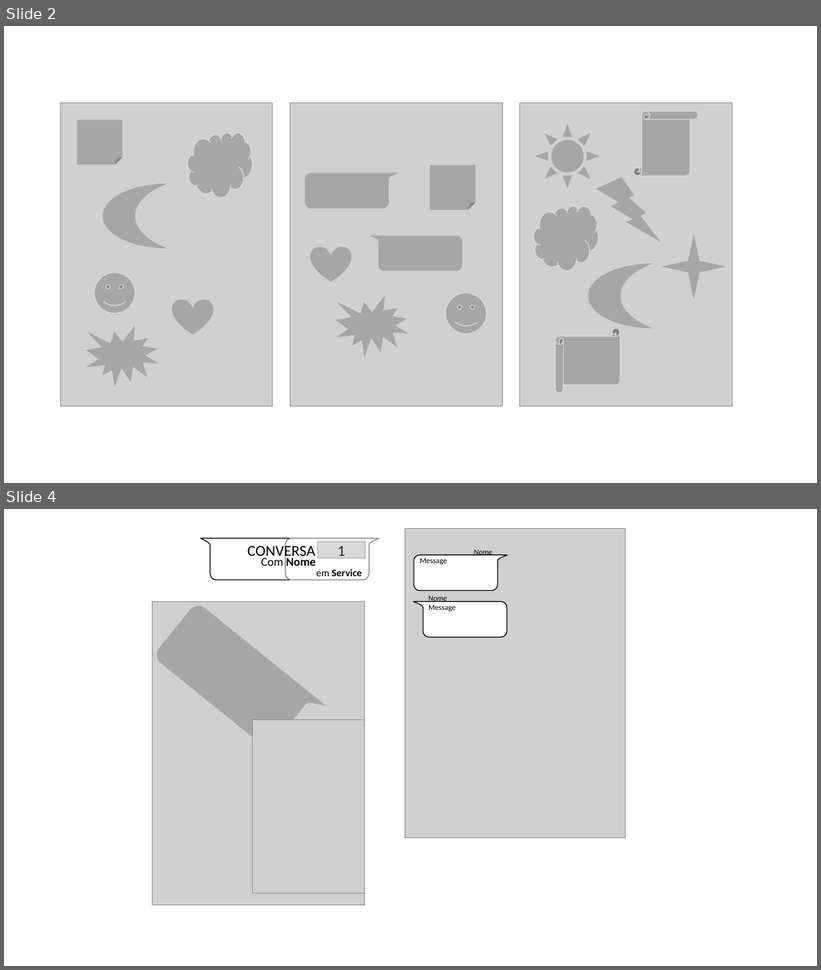
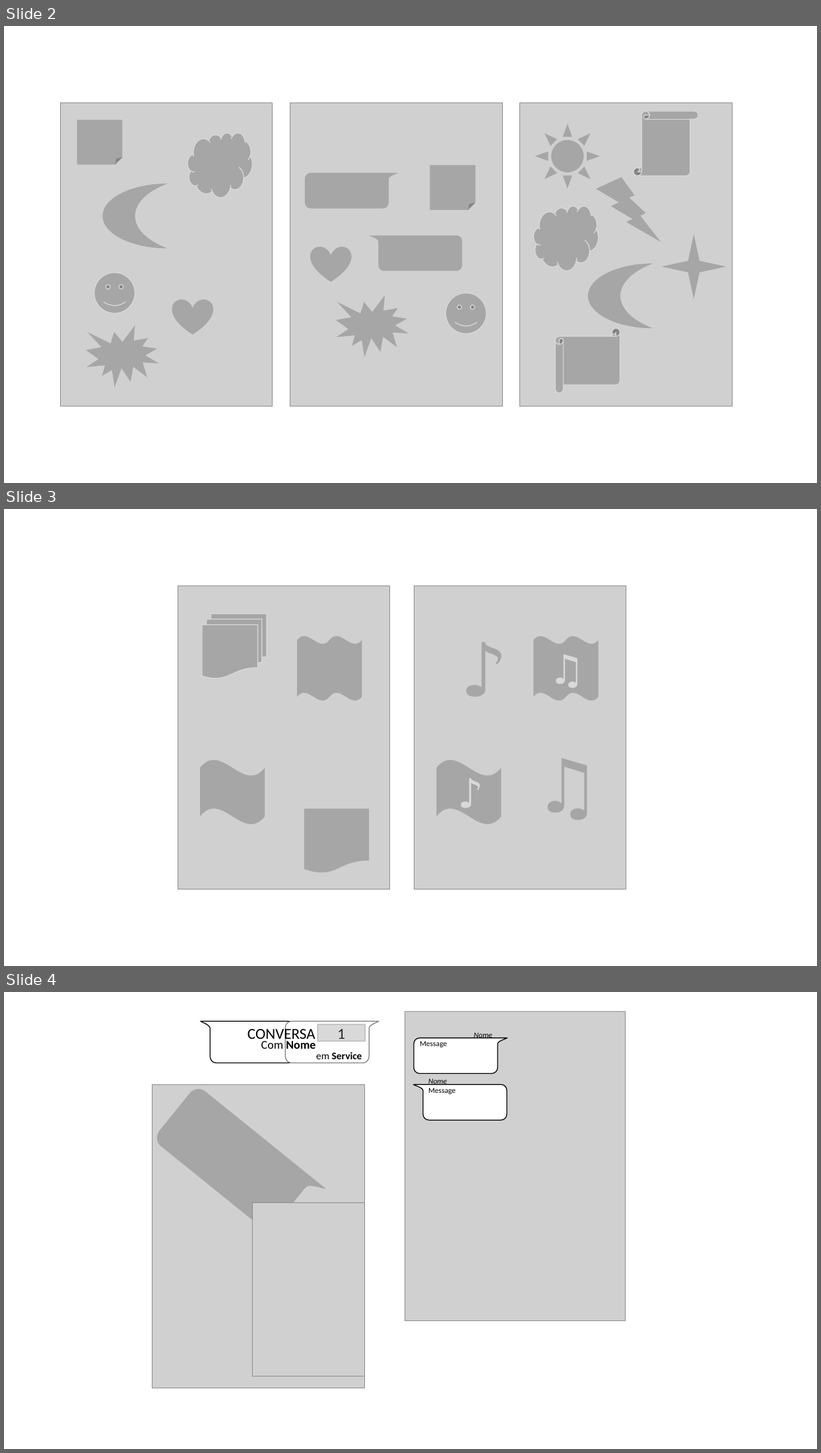
Before and after one commit to DaniellMesquita/Do-you-still-need-a-Third-Testament, a slide deck: Presentation.pptx. Shown one above the other, each under a label of ours: slides 2 and 4 before the commit, slides 2, 3 and 4 after it; the slides between them are not shown. The pictures are 821x970 and 821x1453 pixels, drawn with LibreOffice and Linux fonts; fonts in the diff are those of the drawing; grey boxes stand for pictures. Boxes give left, top, right and bottom in pixels: in the first picture for what was removed or moved away, otherwise in the second. Text is boxed around its words. In the diff, an @@ line names an element or a change of style, - is before the commit and + after.

```diff
--- a/Presentation.pptx
+++ b/Presentation.pptx
@@ slide 3 added at (x1=4, y1=509, x2=817, y2=966), background #FFFFFF @@
@@ picture added at (x1=178, y1=586, x2=390, y2=890) @@
@@ picture added at (x1=415, y1=586, x2=627, y2=890) @@
@@ flow chart multidocument added at (x1=202, y1=614, x2=267, y2=679), fill #A6A6A6, outline #D9D9D9 1 pt @@
@@ text added at (x1=454, y1=619, x2=507, y2=715), 88 pt, text #A6A6A6 @@
+♪
@@ double wave added at (x1=298, y1=636, x2=362, y2=700), fill #A6A6A6 @@
@@ double wave added at (x1=534, y1=636, x2=599, y2=700), fill #A6A6A6 @@
@@ text added at (x1=543, y1=641, x2=590, y2=696), 48 pt, text #D9D9D9 @@
+♫
@@ text added at (x1=529, y1=735, x2=604, y2=832), 88 pt, text #A6A6A6 @@
+♫
@@ wave added at (x1=200, y1=760, x2=265, y2=824), fill #A6A6A6 @@
@@ wave added at (x1=436, y1=760, x2=501, y2=824), fill #A6A6A6 @@
@@ text added at (x1=451, y1=764, x2=486, y2=820), 48 pt, text #D9D9D9 @@
+♪
@@ flow chart document added at (x1=304, y1=809, x2=369, y2=874), fill #A6A6A6 @@
```
Also in this commit, not shown: 1 other slide added, 1 slide removed, 3 other files.
